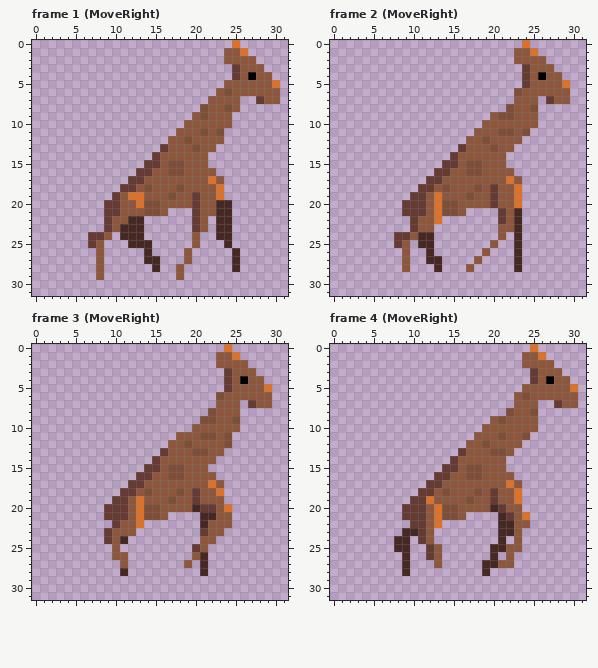
A pixel-art file gets an edit: assets/images/characters/giraffe/giraffe.aseprite. That is the earlier state.
32x32 pixels, 18 frames. Shown: frame 1 (MoveRight), frame 2 (MoveRight), frame 3 (MoveRight), frame 4 (MoveRight). The commit also changed other frames, which this record leaves out.
And afterwards:
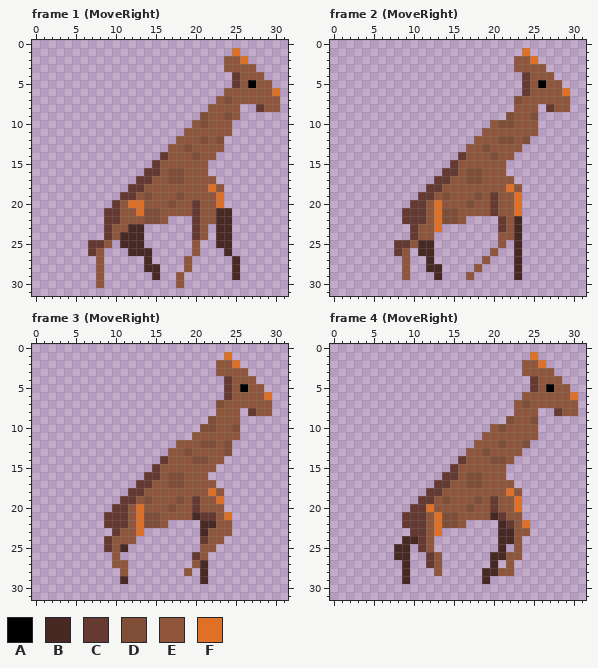
Palette (. is transparent): A #000000  B #482823  C #663931  D #804d36  E #8f563b  F #df7126
The exact change:
--- frame 1 (MoveRight)
@@ x 0..31 @@
- 0 .........................F......
- 1 ........................EEF.....
- 2 ........................EEEE....
- 3 .........................CEEE...
- 4 .........................CEAEE..
- 5 ........................EEEEEEF.
- 6 .......................EDEEEEEE.
- 7 ......................EEEE..CEE.
- 8 .....................DEEDE......
- 9 ....................EDEEE.......
-10 ...................EEEEEE.......
-11 ..................EEEDED........
-12 .................EEDEEEE........
-13 ................CEEEDEE.........
-14 ...............CEEEEEE..........
-15 ..............CCEDDEEE..........
-16 .............CCEEDDEEEE.........
-17 ............CCEEEEEEEEFE........
-18 ...........CCEDEEEDEEEEF........
-19 ..........CEFFEEEDEECEEF........
-20 .........CCEEFDDEEEECEEBB.......
-21 .........CCEEEDDE...CEEBB.......
-22 .........CEEBB......CE.BB.......
-23 .........CEBBB......CE.BB.......
-24 .......CCE.BBB......E..BB.......
-25 .......CE...BBB.....E...B.......
-26 ........E.....B....E.....B......
-27 ........E.....BB...E.....B......
-28 ........E......B..E......B......
-29 ........E.........E.............
-30 ................................
+ 0 ................................
+ 1 .........................F......
+ 2 ........................EEF.....
+ 3 ........................EEEE....
+ 4 .........................CEEE...
+ 5 .........................CEAEE..
+ 6 ........................EEEEEEF.
+ 7 .......................EDEEEEEE.
+ 8 ......................EEEE..CEE.
+ 9 .....................DEEDE......
+10 ....................EDEEE.......
+11 ...................EEEEEE.......
+12 ..................EEEDED........
+13 .................EEDEEEE........
+14 ................CEEEDEE.........
+15 ...............CEEEEEE..........
+16 ..............CCEDDEEE..........
+17 .............CCEEDDEEEE.........
+18 ............CCEEEEEEEEFE........
+19 ...........CCEDEEEDEEEEF........
+20 ..........CEFFEEEDEECEEF........
+21 .........CCEEFDDEEEECEEBB.......
+22 .........CCEEEDDE...CEEBB.......
+23 .........CEEBB......CE.BB.......
+24 .........CEBBB......CE.BB.......
+25 .......CCE.BBB......E..BB.......
+26 .......CE...BBB.....E...B.......
+27 ........E.....B....E.....B......
+28 ........E.....BB...E.....B......
+29 ........E......B..E......B......
+30 ........E.........E.............
 31 ................................
--- frame 2 (MoveRight)
@@ x 0..31 @@
- 0 ........................F.......
- 1 .......................EEF......
- 2 .......................EEEE.....
- 3 ........................CEEE....
- 4 ........................CEAEE...
- 5 ........................CEEEEF..
- 6 .......................DEEEEEE..
- 7 .......................EEE.CEE..
- 8 ......................DEED......
- 9 ....................EDDEEE......
-10 ...................EEEEEEE......
-11 ..................EEEDDED.......
-12 .................EEDEEEE........
-13 ................CEEEDEE.........
-14 ...............CEEEEEE..........
-15 ..............CCEDDEEE..........
-16 .............CCEEDDEEEE.........
-17 ............CCEEEEEEEEFE........
-18 ...........CCEDEEEDECEEF........
-19 ..........CCEFEEEDEECEEF........
-20 .........CCCEFDDEEEECEEF........
-21 .........CCCEFDDE....CEB........
-22 ..........CEEF.......CEB........
-23 ..........CEE........EEB........
-24 ........CCEBB........E.B........
-25 ........CE.BB.......E..B........
-26 .........E..B......E...B........
-27 .........E..BB....E....B........
-28 .........E...B...E.....B........
-29 ................................
+ 0 ................................
+ 1 ........................F.......
+ 2 .......................EEF......
+ 3 .......................EEEE.....
+ 4 ........................CEEE....
+ 5 ........................CEAEE...
+ 6 ........................CEEEEF..
+ 7 .......................DEEEEEE..
+ 8 .......................EEE.CEE..
+ 9 ......................DEED......
+10 ....................EDDEEE......
+11 ...................EEEEEEE......
+12 ..................EEEDDED.......
+13 .................EEDEEEE........
+14 ................CEEEDEE.........
+15 ...............CEEEEEE..........
+16 ..............CCEDDEEE..........
+17 .............CCEEDDEEEE.........
+18 ............CCEEEEEEEEFE........
+19 ...........CCEDEEEDECEEF........
+20 ..........CCEFEEEDEECEEF........
+21 .........CCCEFDDEEEECEEF........
+22 .........CCCEFDDE....CEB........
+23 ..........CEEF.......CEB........
+24 ..........CEE........EEB........
+25 ........CCEBB........E.B........
+26 ........CE.BB.......E..B........
+27 .........E..B......E...B........
+28 .........E..BB....E....B........
+29 .........E...B...E.....B........
 30 ................................
--- frame 3 (MoveRight)
@@ x 0..31 @@
- 0 ........................F.......
- 1 .......................EEF......
- 2 .......................EEEE.....
- 3 ........................CEEE....
- 4 ........................CEAEE...
- 5 ........................CEEEEF..
- 6 .......................DEEEEEE..
- 7 .......................EEE.CEE..
- 8 ......................DEEE......
- 9 .....................DDEED......
-10 ....................EEEEEE......
-11 ..................EEEDDED.......
-12 .................EEDEEEED.......
-13 ................CEEEDDEE........
-14 ...............CEEEEEEE.........
-15 ..............CCEDDEEE..........
-16 .............CCEEDDEEEE.........
-17 ............CCEEEEEEEEFE........
-18 ...........CCEDEEEDECEEF........
-19 ..........CCEFEEEDEECEEE........
-20 .........CCCEFDDEEEEBCCEF.......
-21 .........CCCEFDDE....BBEE.......
-22 ..........CEEF.......BEEE.......
-23 .........CEEE........CEE........
-24 .........CEB.........EE.........
-25 ..........E.........CE..........
-26 ..........EE........EB..........
-27 ...........E.......E.B..........
-28 ...........B.........B..........
-29 ................................
+ 0 ................................
+ 1 ........................F.......
+ 2 .......................EEF......
+ 3 .......................EEEE.....
+ 4 ........................CEEE....
+ 5 ........................CEAEE...
+ 6 ........................CEEEEF..
+ 7 .......................DEEEEEE..
+ 8 .......................EEE.CEE..
+ 9 ......................DEEE......
+10 .....................DDEED......
+11 ....................EEEEEE......
+12 ..................EEEDDED.......
+13 .................EEDEEEED.......
+14 ................CEEEDDEE........
+15 ...............CEEEEEEE.........
+16 ..............CCEDDEEE..........
+17 .............CCEEDDEEEE.........
+18 ............CCEEEEEEEEFE........
+19 ...........CCEDEEEDECEEF........
+20 ..........CCEFEEEDEECEEE........
+21 .........CCCEFDDEEEEBCCEF.......
+22 .........CCCEFDDE....BBEE.......
+23 ..........CEEF.......BEEE.......
+24 .........CEEE........CEE........
+25 .........CEB.........EE.........
+26 ..........E.........CE..........
+27 ..........EE........EB..........
+28 ...........E.......E.B..........
+29 ...........B.........B..........
 30 ................................
--- frame 4 (MoveRight)
@@ x 0..31 @@
- 0 .........................F......
- 1 ........................EEF.....
- 2 ........................EEEE....
- 3 .........................CEEE...
- 4 .........................CEAEE..
- 5 ........................EEEEEEF.
- 6 .......................EDEEEEEE.
- 7 .......................EEE..CEE.
- 8 ......................DEED......
- 9 ....................EDEEEE......
-10 ...................EEEEEEE......
-11 ..................EEEDEED.......
-12 .................EEDEEEE........
-13 ................CEEEDDE.........
-14 ...............CEEEEEE..........
-15 ..............CCEDDEEE..........
-16 .............CCEEDDEEEE.........
-17 ............CCEEEEEEEEFE........
-18 ...........CCEDEEEDECEEF........
-19 ..........CCFEEEEDEECEEF........
-20 .........CCCEFDDEEEEBCEE........
-21 .........CCCEFDDE....BCEF.......
-22 ..........CCEF.......BBEE.......
-23 .........BBCE........BBE........
-24 ........BB.CE........B.E........
-25 ........BB..CE......BBEE........
-26 .........B..CE......B.E.........
-27 .........B...E.....BBEE.........
-28 .........B.........B............
-29 ................................
+ 0 ................................
+ 1 .........................F......
+ 2 ........................EEF.....
+ 3 ........................EEEE....
+ 4 .........................CEEE...
+ 5 .........................CEAEE..
+ 6 ........................EEEEEEF.
+ 7 .......................EDEEEEEE.
+ 8 .......................EEE..CEE.
+ 9 ......................DEED......
+10 ....................EDEEEE......
+11 ...................EEEEEEE......
+12 ..................EEEDEED.......
+13 .................EEDEEEE........
+14 ................CEEEDDE.........
+15 ...............CEEEEEE..........
+16 ..............CCEDDEEE..........
+17 .............CCEEDDEEEE.........
+18 ............CCEEEEEEEEFE........
+19 ...........CCEDEEEDECEEF........
+20 ..........CCFEEEEDEECEEF........
+21 .........CCCEFDDEEEEBCEE........
+22 .........CCCEFDDE....BCEF.......
+23 ..........CCEF.......BBEE.......
+24 .........BBCE........BBE........
+25 ........BB.CE........B.E........
+26 ........BB..CE......BBEE........
+27 .........B..CE......B.E.........
+28 .........B...E.....BBEE.........
+29 .........B.........B............
 30 ................................
